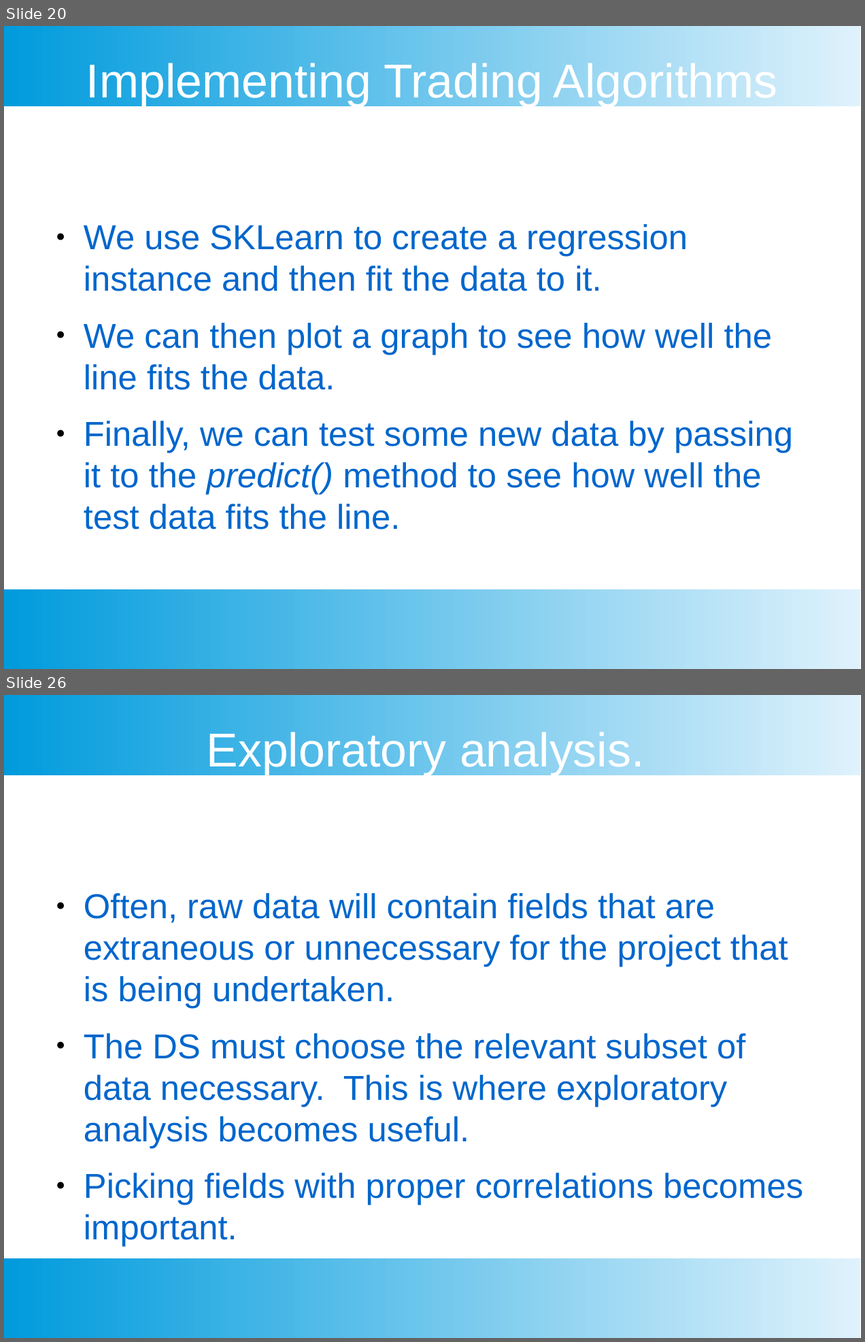
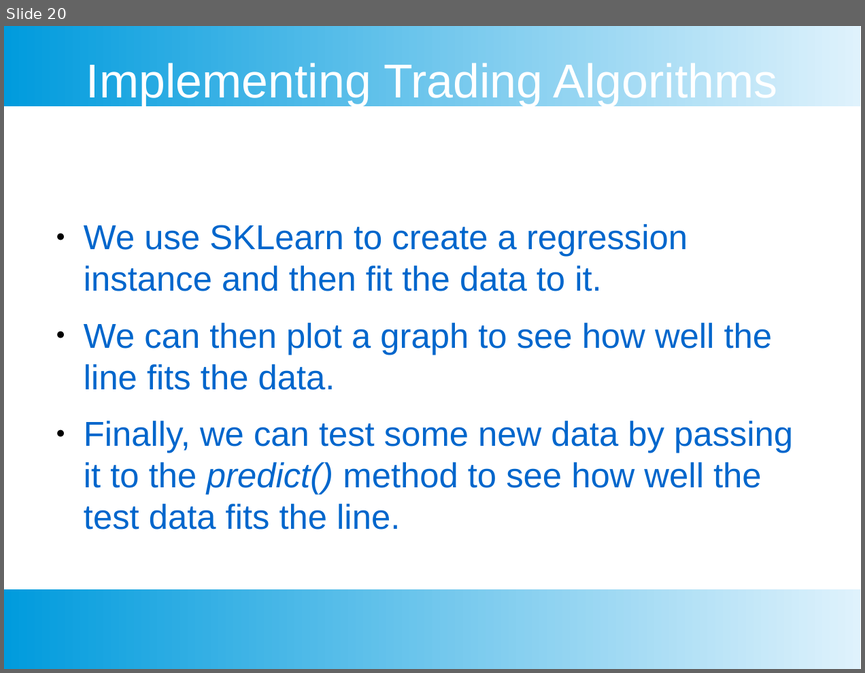
Before and after one commit to chankeypathak/CitiDataScience, a slide deck: docs/Module 4.pptx. Shown one above the other, each under a label of ours: slides 20 and 26 before the commit, slide 20 after it; the slides between them are not shown. The pictures are 865x1342 and 865x673 pixels, drawn with LibreOffice and Linux fonts; fonts in the diff are those of the drawing. Boxes give left, top, right and bottom in pixels: in the first picture for what was removed or moved away, otherwise in the second. Text is boxed around its words. In the diff, an @@ line names an element or a change of style, - is before the commit and + after.

```diff
--- a/docs/Module 4.pptx
+++ b/docs/Module 4.pptx
@@ slide 26 removed at (4,695,861,1338), background #FFFFFF; not listed: 2 template elements that a slide beside it also shows @@
@@ text removed at (207,728,645,775) @@
-Exploratory analysis.
@@ text removed at (84,893,803,1205) @@
-● Often, raw data will contain fields that are extraneous or unnecessary for the project that is being undertaken.
-● The DS must choose the relevant subset of data necessary. This is where exploratory analysis becomes useful.
-● Picking fields with proper correlations becomes important.
```
Also in this commit, not shown: 4 slides added, 41 other slides removed, 2 other files.
